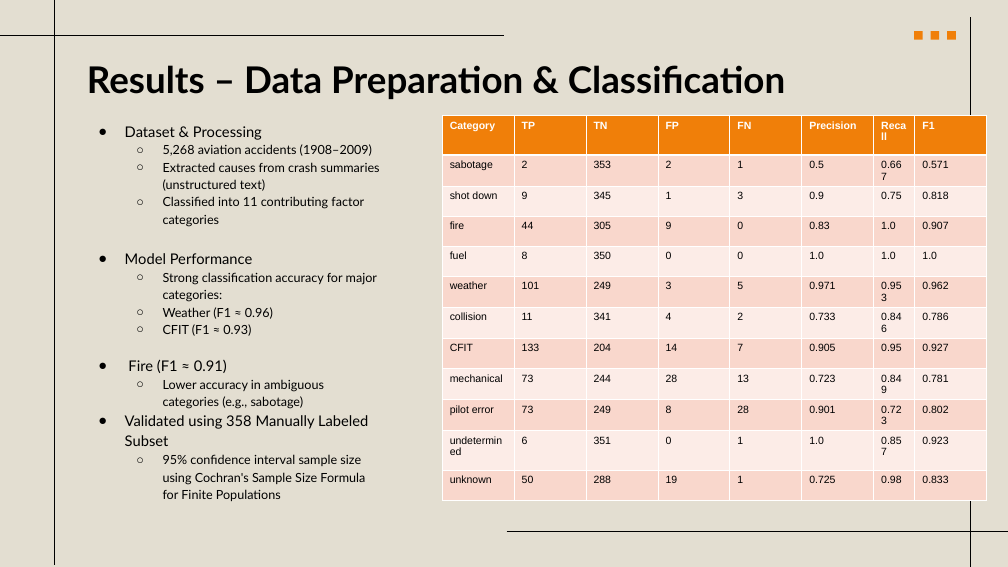
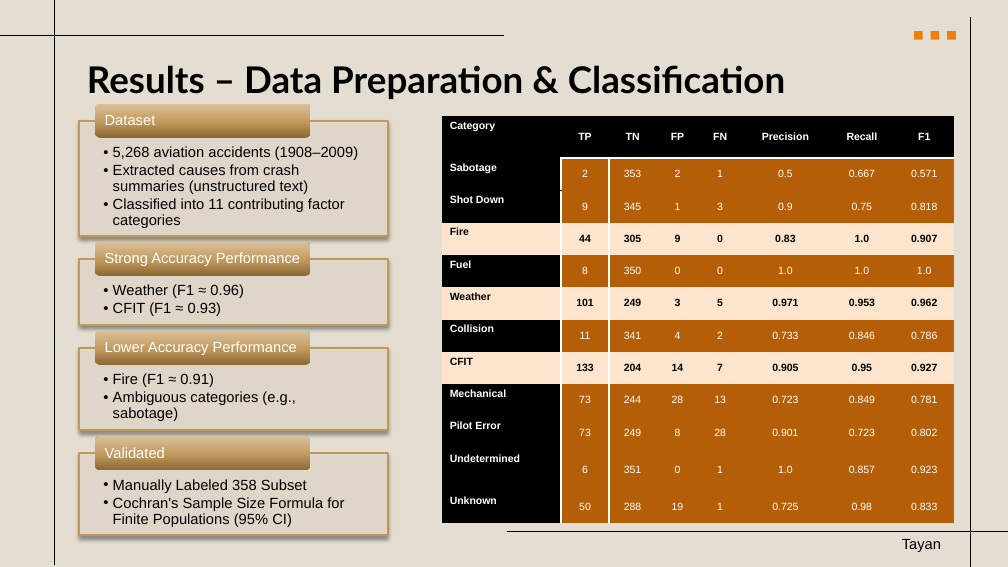
Before and after one commit to clancy-crawford/clancy-crawford.github.io, a slide deck: slide 6 of Projects/Lethal_Aviation_Accidents/MA_505_Final_Presentation.pptx. Drawn at 1008x567 pixels with LibreOffice and Linux fonts; fonts in the diff are those of the drawing. Boxes give left, top, right and bottom in pixels: in the first picture for what was removed or moved away, otherwise in the second. Text is boxed around its words. In the diff, an @@ line names an element or a change of style, - is before the commit and + after.

Commit message:
Update Mayott milestones and aviation presentation

```diff
--- a/Projects/Lethal_Aviation_Accidents/MA_505_Final_Presentation.pptx
+++ b/Projects/Lethal_Aviation_Accidents/MA_505_Final_Presentation.pptx
@@ table at [442,116,954,523] @@
-row 2, column 1: sabotage
+row 2, column 1: Sabotage
-row 3, column 1: shot down
+row 3, column 1: Shot Down
-row 4, column 1: fire
+row 4, column 1: Fire
-row 5, column 1: fuel
+row 5, column 1: Fuel
-row 6, column 1: weather
+row 6, column 1: Weather
-row 7, column 1: collision
+row 7, column 1: Collision
-row 9, column 1: mechanical
+row 9, column 1: Mechanical
-row 10, column 1: pilot error
+row 10, column 1: Pilot Error
-row 11, column 1: undetermined
+row 11, column 1: Undetermined
-row 12, column 1: unknown
+row 12, column 1: Unknown
@@ fill #F07F09 to #000000 in row 1 @@
@@ fill #F9D8CC to #000000 in 3 cells @@
@@ fill #F9D8CC to #B45F07 in 21 cells @@
@@ fill #FCECE7 to #000000 in 5 cells @@
@@ fill #FCECE7 to #B45F07 in 35 cells @@
@@ fill #F9D8CC to #FDE5CD in 24 cells @@
@@ text colour #000000 to #FFFFFF in "2", "353", "2", "1" and 52 more places @@
@@ bold on in "44", "305", "9", "0" and 18 more places @@
@@ alignment left to centre @@
@@ borders changed @@
@@ table: place and size @@
-table at [442,116,987,496]
+table at [442,116,954,523]
@@ text removed at [125,126,377,501] @@
-● Dataset & Processing
-  ○ 5,268 aviation accidents (1908–2009)
-  ○ Extracted causes from crash summaries (unstructured text)
-  ○ Classified into 11 contributing factor categories
-● Model Performance
-  ○ Strong classification accuracy for major categories:
-  ○ Weather (F1 ≈ 0.96)
-  ○ CFIT (F1 ≈ 0.93)
-● Fire (F1 ≈ 0.91)
-  ○ Lower accuracy in ambiguous categories (e.g., sabotage)
-● Validated using 358 Manually Labeled Subset
-  ○ 95% confidence interval sample size using Cochran's Sample Size Formula for Finite Populations
@@ group added at [79,104,388,536]: 8 texts, 4 rectangles, 4 rounded rectangles @@
+  • 5,268 aviation accidents (1908–2009)
+  • Extracted causes from crash summaries (unstructured text)
+  • Classified into 11 contributing factor categories
+Dataset
+  • Weather (F1 ≈ 0.96)
+  • CFIT (F1 ≈ 0.93)
+Strong Accuracy Performance
+  • Fire (F1 ≈ 0.91)
+  • Ambiguous categories (e.g., sabotage)
+Lower Accuracy Performance
+  • Manually Labeled 358 Subset
+  • Cochran's Sample Size Formula for Finite Populations (95% CI)
+Validated
@@ text added at [902,539,941,552], 14 pt, text #000000 @@
+Tayan
```
Also in this commit, not shown: 9 other slides changed, 5 slides added, 4 slides removed, 1 other file.
